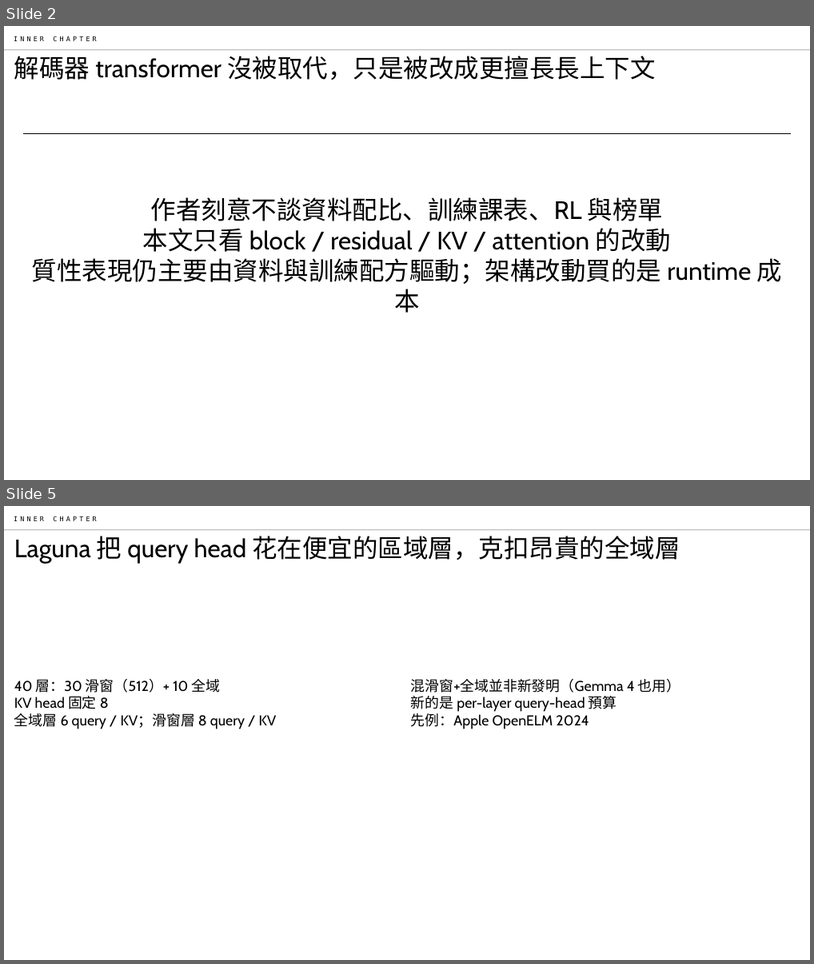
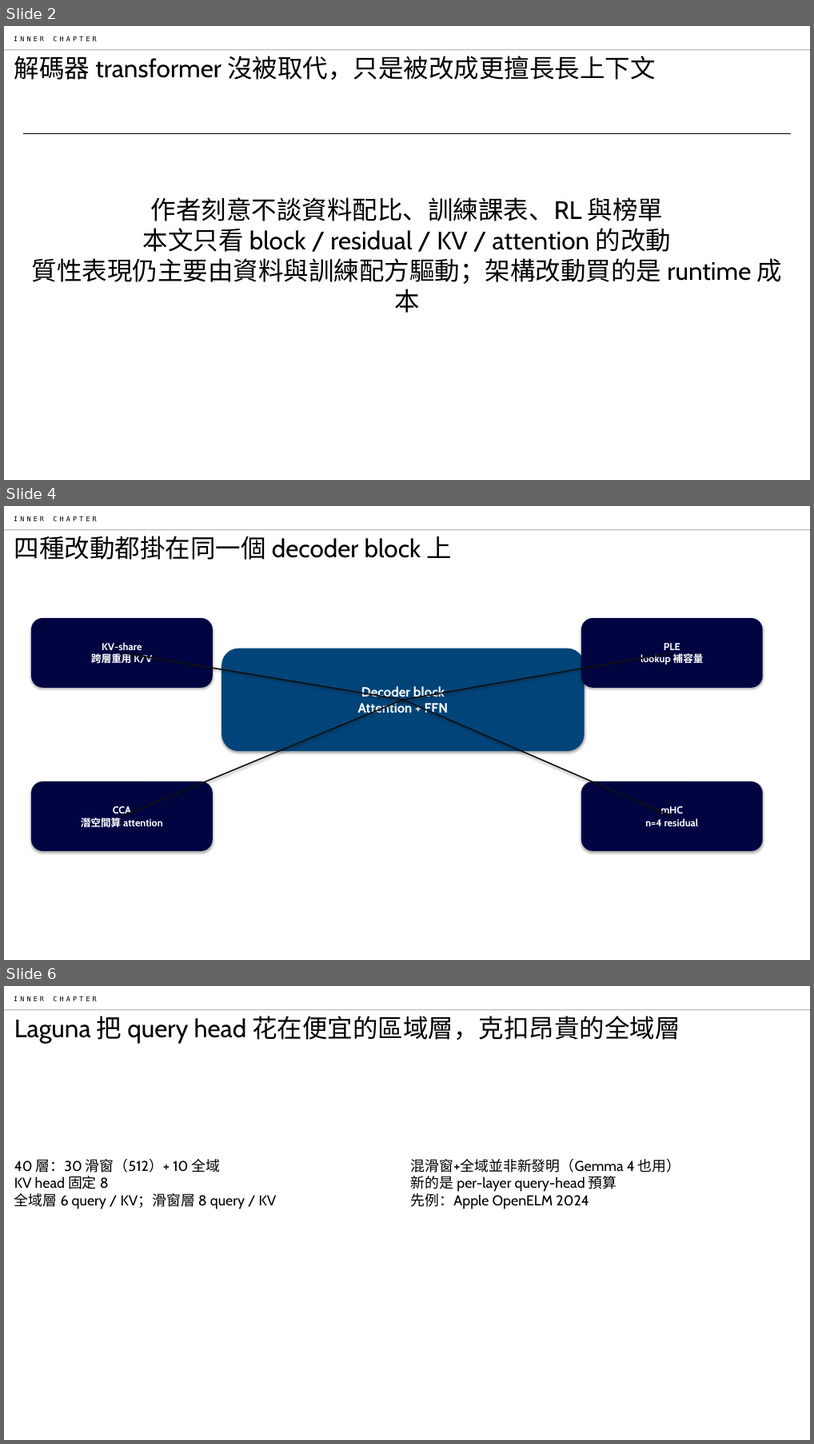
Before and after one commit to EndeavorYen/ppt-skill-for-work, a slide deck: eval/gold/optimized.pptx. Shown one above the other, each under a label of ours: slides 2 and 5 before the commit, slides 2, 4 and 6 after it; the slides between them are not shown. The pictures are 814x964 and 814x1444 pixels, drawn with LibreOffice and Linux fonts; fonts in the diff are those of the drawing. Boxes give left, top, right and bottom in pixels: in the first picture for what was removed or moved away, otherwise in the second. Text is boxed around its words. In the diff, an @@ line names an element or a change of style, - is before the commit and + after.

```diff
--- a/eval/gold/optimized.pptx
+++ b/eval/gold/optimized.pptx
@@ slide 4 added at bbox=[4, 506, 810, 960], background #FFFFFF; not listed: 2 template elements that a slide beside it also shows @@
@@ title added at bbox=[14, 536, 451, 560], 30 pt, text #000000 @@
+四種改動都掛在同一個 decoder block 上
@@ rounded rectangle added at bbox=[31, 618, 213, 688], fill #000542, 12 pt, text #FFFFFF, bold @@
+KV-share
+跨層重用 K/V
@@ rounded rectangle added at bbox=[582, 618, 763, 688], fill #000542, 12 pt, text #FFFFFF, bold @@
+PLE
+lookup 補容量
@@ rounded rectangle added at bbox=[222, 648, 585, 751], fill #004479, 16 pt, text #FFFFFF, bold @@
+Decoder block
+Attention + FFN
@@ line added from (122, 652) to (403, 700), #111111 1.5 pt @@
@@ line added from (673, 652) to (403, 700), #111111 1.5 pt @@
@@ line added from (122, 816) to (403, 700), #111111 1.5 pt @@
@@ line added from (673, 816) to (403, 700), #111111 1.5 pt @@
@@ rounded rectangle added at bbox=[31, 781, 213, 851], fill #000542, 12 pt, text #FFFFFF, bold @@
+CCA
+潛空間算 attention
@@ rounded rectangle added at bbox=[582, 781, 763, 851], fill #000542, 12 pt, text #FFFFFF, bold @@
+mHC
+n=4 residual
@@ what was slide 5 is now slide 6 @@
```
Also in this commit, not shown: 5 slides changed, 6 other files.
